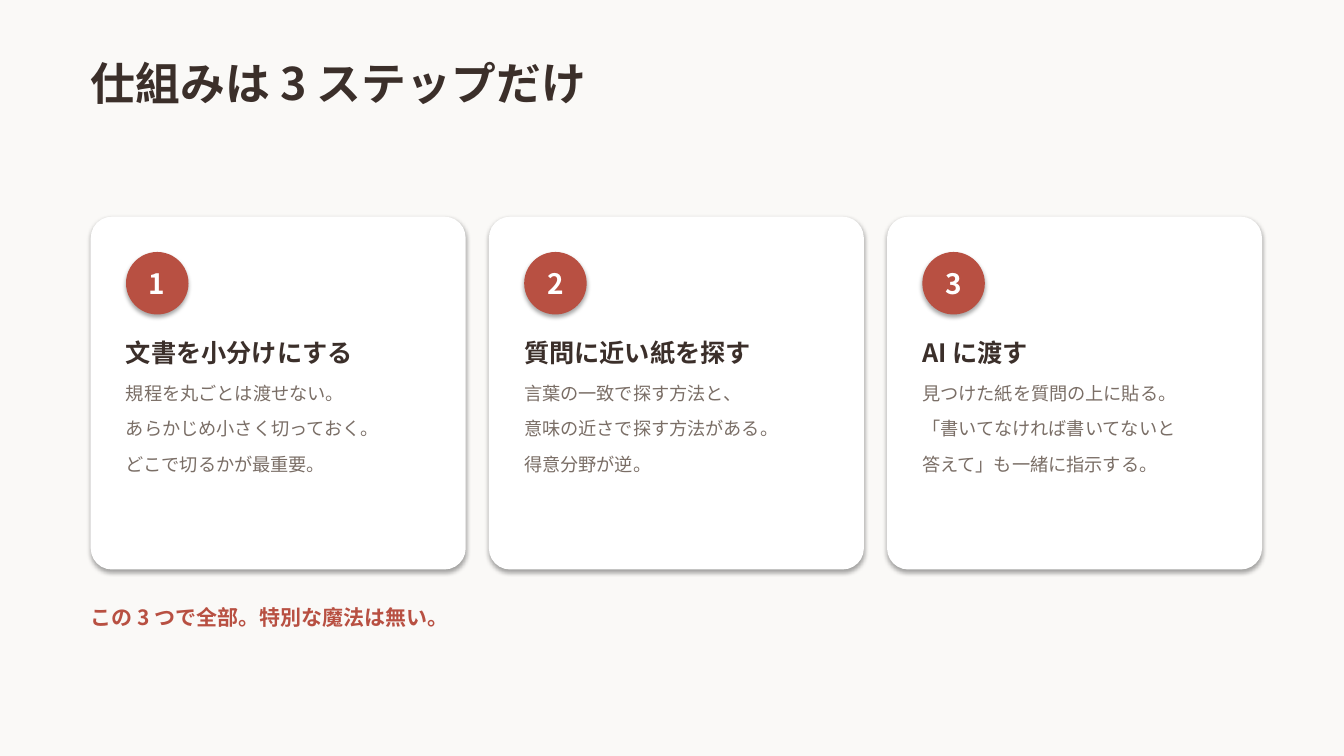
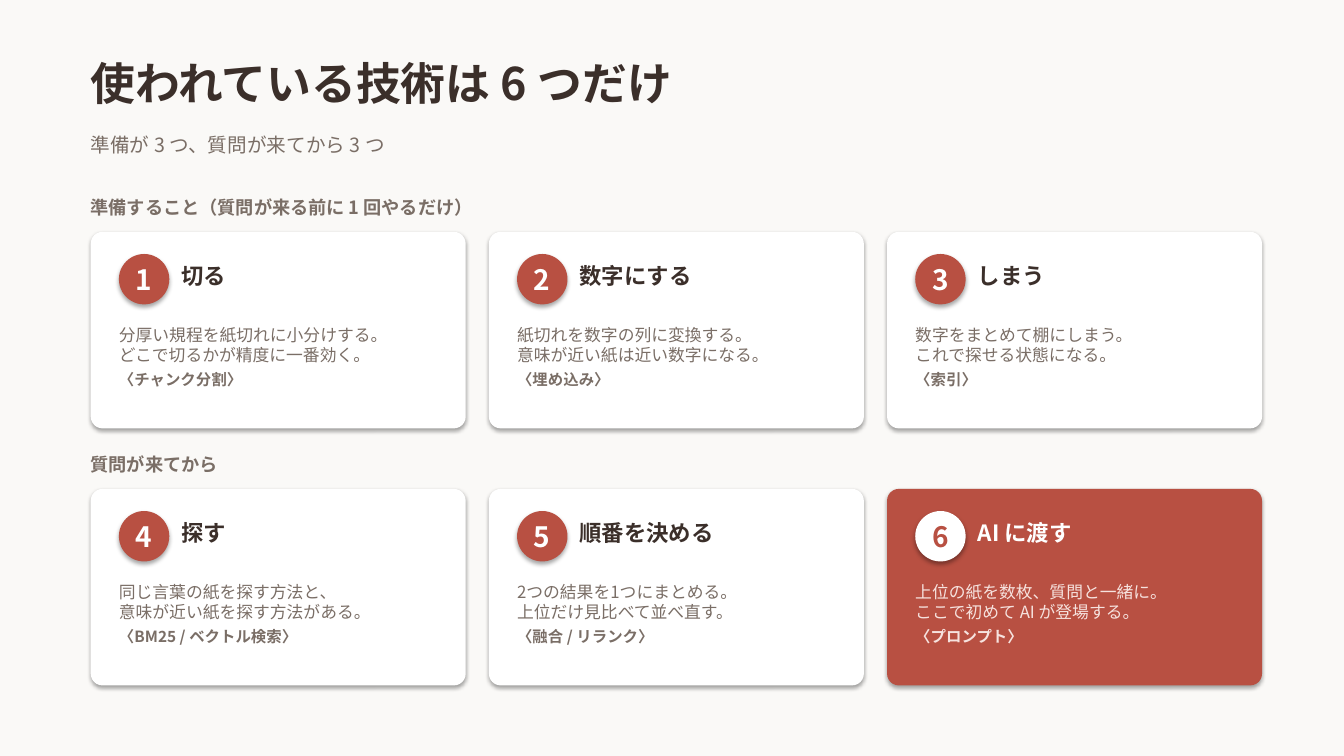
Before and after one commit to 20061111adg-debug/rag-workshop, a slide deck: slide 3 of docs/RAGとは.pptx. Drawn at 1344x756 pixels with LibreOffice and Linux fonts; fonts in the diff are those of the drawing. Boxes give left, top, right and bottom in pixels: in the first picture for what was removed or moved away, otherwise in the second. Text is boxed around its words. In the diff, an @@ line names an element or a change of style, - is before the commit and + after.

```diff
--- a/docs/RAGとは.pptx
+++ b/docs/RAGとは.pptx
@@ text at <box>91,62,672,104</box>: text changed @@
-仕組みは 3 ステップだけ
+使われている技術は 6 つだけ
@@ text added at <box>91,135,385,154</box>, 14 pt, text #7A6E66 @@
+準備が 3 つ、質問が来てから 3 つ
@@ text added at <box>91,198,473,216</box>, 13 pt, text #7A6E66, bold @@
+準備すること（質問が来る前に 1 回やるだけ）
@@ rounded rectangle: place and size @@
-rounded rectangle at <box>91,217,466,570</box>
+rounded rectangle at <box>91,232,466,429</box>
@@ rounded rectangle: place and size @@
-rounded rectangle at <box>887,217,1262,570</box>
+rounded rectangle at <box>489,232,864,429</box>
@@ rounded rectangle added at <box>887,232,1262,429</box>, fill #FFFFFF @@
@@ ellipse "1": place and size @@
-ellipse "1" at <box>126,252,189,315</box>
+ellipse "1" at <box>119,254,169,304</box>
@@ text added at <box>181,266,226,286</box>, 16 pt, text #3B2F2A, bold @@
+切る
@@ ellipse "2": place and size @@
-ellipse "2" at <box>524,252,587,315</box>
+ellipse "2" at <box>517,254,568,304</box>
@@ text at <box>580,265,692,286</box>: text changed; size 13 to 16 pt; text colour #7A6E66 to #3B2F2A; bold on @@
-AI に渡す
-見つけた紙を質問の上に貼る。
-「書いてなければ書いてないと
-答えて」も一緒に指示する。
+数字にする
@@ ellipse "3": place and size @@
-ellipse "3" at <box>923,252,985,315</box>
+ellipse "3" at <box>915,254,966,304</box>
@@ text added at <box>978,266,1045,286</box>, 16 pt, text #3B2F2A, bold @@
+しまう
@@ text at <box>119,327,388,387</box>: text changed; size 13 to 12 pt @@
-質問に近い紙を探す
-言葉の一致で探す方法と、
-意味の近さで探す方法がある。
-得意分野が逆。
+分厚い規程を紙切れに小分けする。
+どこで切るかが精度に一番効く。
+〈チャンク分割〉
@@ text at <box>517,327,769,386</box>: text changed; size 15 to 12 pt; text colour #B85042 to #7A6E66; bold off @@
-この 3 つで全部。特別な魔法は無い。
+紙切れを数字の列に変換する。
+意味が近い紙は近い数字になる。
+〈埋め込み〉
@@ text added at <box>915,327,1132,387</box>, 12 pt, text #7A6E66 @@
+数字をまとめて棚にしまう。
+これで探せる状態になる。
+〈索引〉
@@ text removed at <box>126,340,379,473</box> @@
-文書を小分けにする
-規程を丸ごとは渡せない。
-あらかじめ小さく切っておく。
-どこで切るかが最重要。
@@ text added at <box>91,455,218,473</box>, 13 pt, text #7A6E66, bold @@
+質問が来てから
@@ rounded rectangle added at <box>91,489,466,686</box>, fill #FFFFFF @@
@@ rounded rectangle: place and size @@
-rounded rectangle at <box>489,217,864,570</box>
+rounded rectangle at <box>489,489,864,686</box>
@@ rounded rectangle added at <box>887,489,1262,686</box>, fill #B85042 @@
@@ ellipse added at <box>119,511,169,562</box>, fill #B85042, 20 pt, text #FFFFFF, bold @@
+4
@@ text added at <box>181,522,226,543</box>, 16 pt, text #3B2F2A, bold @@
+探す
@@ ellipse added at <box>517,511,568,562</box>, fill #B85042, 20 pt, text #FFFFFF, bold @@
+5
@@ text added at <box>580,522,714,543</box>, 16 pt, text #3B2F2A, bold @@
+順番を決める
@@ ellipse added at <box>915,511,966,562</box>, fill #FFFFFF, 20 pt, text #B85042, bold @@
+6
@@ text added at <box>978,522,1072,543</box>, 16 pt, text #FFFFFF, bold @@
+AI に渡す
@@ text added at <box>119,584,371,644</box>, 12 pt, text #7A6E66 @@
+同じ言葉の紙を探す方法と、
+意味が近い紙を探す方法がある。
+〈BM25 / ベクトル検索〉
@@ text added at <box>517,584,737,644</box>, 12 pt, text #7A6E66 @@
+2つの結果を1つにまとめる。
+上位だけ見比べて並べ直す。
+〈融合 / リランク〉
@@ text added at <box>915,584,1167,643</box>, 12 pt, text #F6E2DE @@
+上位の紙を数枚、質問と一緒に。
+ここで初めて AI が登場する。
+〈プロンプト〉
```
Also in this commit, not shown: 2 other files.
